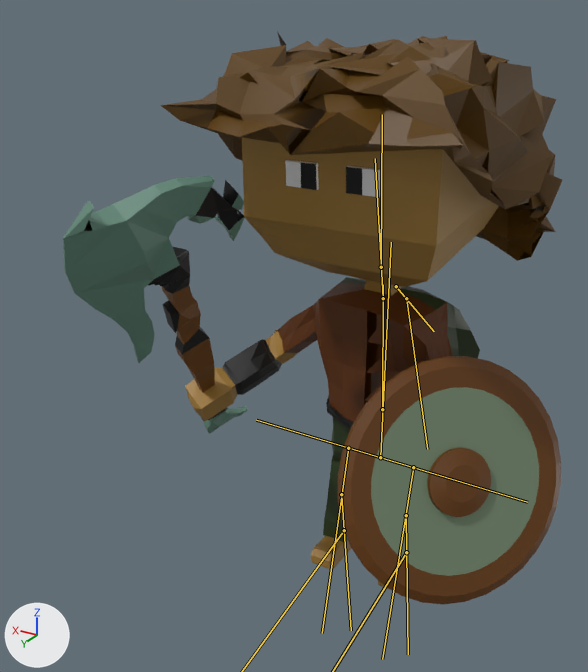
The glTF model public/assets/Wojownik.glb, before and after one commit.
One viewpoint serves both versions: a camera (50 mm lens) standing at (-1.44, 3.24, 2.72) and looking at (0.18, 0.54, 1.36). Lighting does not change. The marker at lower left points along +X, +Y and +Z. Both versions are drawn at frame 1 of the action 'Jump'; the numbers are the values there. The bones that change are drawn over the model as lines.

Objects in the first picture: 'Tarcza', 'Topor', 'wojownik'.
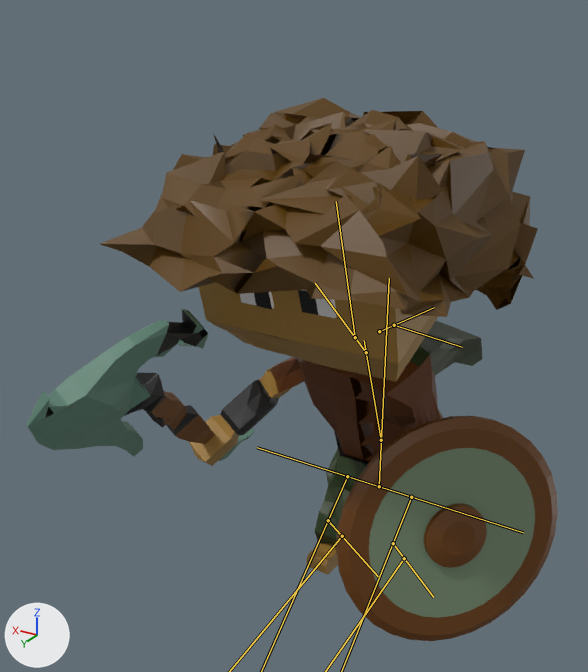
The change in detail:
Bone 'Bone' (bone_bone) moves from (0.0, -0.25, 0.0) to (0.0, -0.95, 0.0).
Bone 'Bone.001' (bone_bone_001) turns from (5, 0, 0) to (21, 0, 0) degrees about its own x, y and z.
Bone 'Bone.004' (bone_bone_004) turns from (6, 0, 0) to (24, 0, 0) degrees about its own x, y and z.
Bone 'Bone.005' (bone_bone_005) turns from (-7, 0, 0) to (-28, 0, 0) degrees about its own x, y and z.
Bone 'Bone.027' (bone_bone_027) turns from (5, 0, 0) to (19, 0, 0) degrees about its own x, y and z.
Bone 'Bone.028' (bone_bone_028) turns from (4, 0, 0) to (16, 0, 0) degrees about its own x, y and z.
Bone 'Bone.014' (bone_bone_014) moves from (0.0, 0.0, -0.25) to (0.0, 0.0, -0.95).
Bone 'Bone.016' (bone_bone_016) turns from (0, 0, -14) to (0, 0, -54) degrees about its own x, y and z.
Bone 'Bone.018' (bone_bone_018) turns from (0, 0, 23) to (0, 0, 93) degrees about its own x, y and z.
Bone 'Bone.020' (bone_bone_020) turns from (0, 0, -12) to (0, 0, -48) degrees about its own x, y and z.
Bone 'Bone.015' (bone_bone_015) moves from (0.0, 0.0, -0.25) to (0.0, 0.0, -0.95).
Bone 'Bone.017' (bone_bone_017) turns from (0, 0, 14) to (0, 0, 54) degrees about its own x, y and z.
Bone 'Bone.019' (bone_bone_019) turns from (0, 0, -23) to (0, 0, -93) degrees about its own x, y and z.
Bone 'Bone.021' (bone_bone_021) turns from (0, 0, 12) to (0, 0, 48) degrees about its own x, y and z.

Changed parts and their boxes [x1, y1, x2, y2] in the pictures (588 x 672 px):
'wojownik', posed (9% wider, 15% shorter): before [160, 31, 562, 591]; after [100, 98, 538, 575]
'Tarcza', posed (9% shorter): before [338, 356, 561, 604]; after [336, 416, 558, 641]
'Topor', posed (23% wider, 41% shorter): before [63, 176, 248, 434]; after [27, 309, 255, 461]
bone 'Bone', root to tip: before (380, 457) to (391, 242); after (379, 486) to (389, 278)
bone 'Bone.001', root to tip: before (382, 409) to (383, 284); after (381, 440) to (364, 340)
bone 'Bone.004', root to tip: before (383, 298) to (375, 158); after (366, 352) to (315, 283)
bone 'Bone.005', root to tip: before (381, 267) to (382, 114); after (355, 337) to (336, 201)
bone 'Bone.027', root to tip: before (396, 286) to (434, 331); after (379, 331) to (434, 307)
bone 'Bone.028', root to tip: before (406, 298) to (427, 449); after (394, 325) to (462, 347)
bone 'Bone.014', root to tip: before (380, 457) to (527, 502); after (379, 486) to (523, 532)
bone 'Bone.018', root to tip: before (406, 515) to (408, 654); after (393, 543) to (433, 597)
bone 'Bone.015', root to tip: before (380, 457) to (256, 420); after (379, 486) to (257, 447)
bone 'Bone.019', root to tip: before (341, 494) to (351, 630); after (328, 520) to (378, 576)
